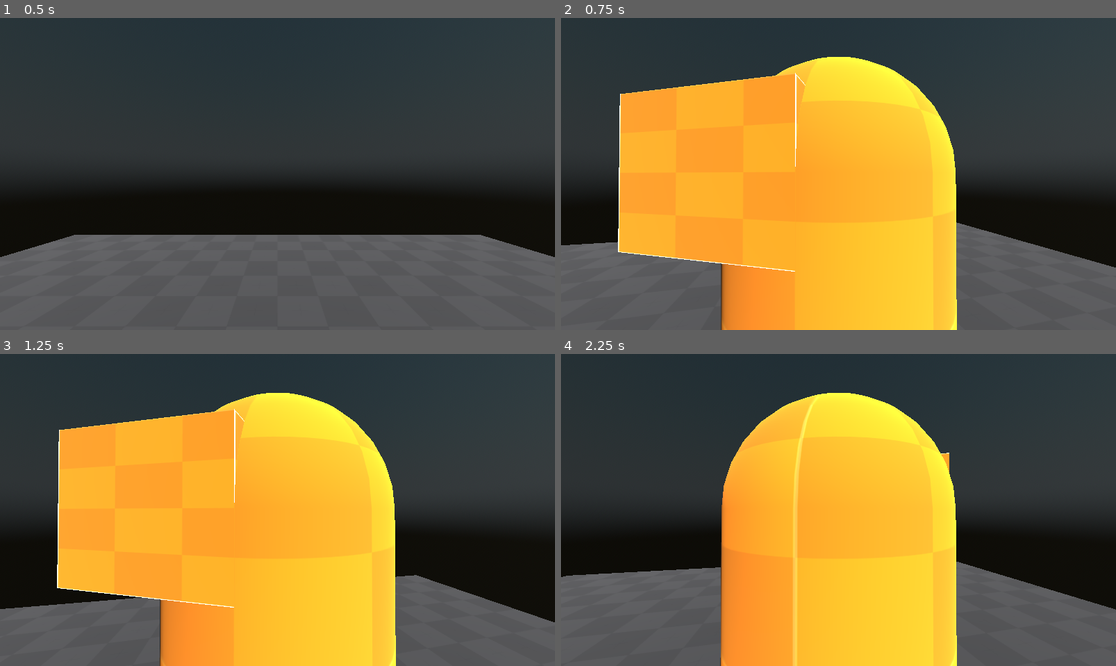
Above: before the commit, frames 1-4 (two rows, left to right).
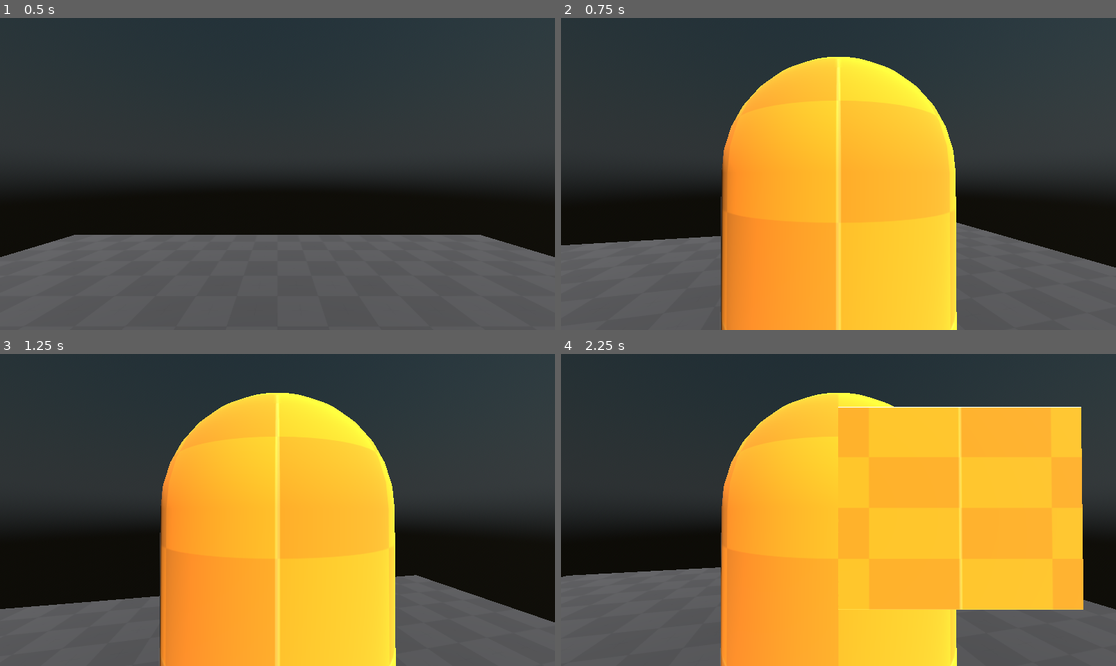
Above: after the commit, the same moments.

Repository: FroggLeo/driving-game
Game: Godot game, scene res://world.tscn
Same seed, same stepped clock (60 frames per second), same inputs: the game is played once before the commit and once after it.
Inputs (mouse positions are in pixels of both pictures, inside the frame that each line leads up to):
- Up to frame 1 (0.5 s): no input
- Up to frame 2 (0.75 s): tap Enter at 0.5 s; move the mouse to (866, 174) at 0.52 s; hold W (move_forward) from 0.53 s (still down); hold Mouse wheel down (zoom_out) from 0.53 s (still down)
- Up to frame 3 (1.25 s): keep holding W (move_forward); keep holding Mouse wheel down (zoom_out); tap Space (jump) at 0.77 s
- Up to frame 4 (2.25 s): move the mouse to (727, 525) at 1.27 s; release W (move_forward) at 1.28 s; release Mouse wheel down (zoom_out) at 1.28 s; hold S (move_back) 1.28-2.03 s; right-click (727, 525) at 1.35 s; tap Space (jump) at 1.52 s; tap Mouse wheel down (zoom_out) at 1.55 s; move the mouse to (894, 441) at 2.02 s; hold D (move_right) from 2.03 s (still down); hold Mouse wheel up (zoom_in) from 2.03 s (still down)

Frame 1 is identical in both runs. In frame 2, 15% of the frame differs, in the area x 10-72%, y 12-100%; in frame 3, 15%; in frame 4, 22%, in the area x 28-95%, y 12-100%.

Commit message:
fix 3rd person player rotation when walking

Diff:
--- a/godot_project/player/player.gd
+++ b/godot_project/player/player.gd
@@ -32,6 +32,7 @@
 			Input.set_mouse_mode(Input.MOUSE_MODE_VISIBLE)
 			Global.paused = true
 
+	# skip if paused
 	if Global.paused:
 		return
 
@@ -45,12 +46,18 @@
 	# auto switch camera
 	if first_person:
 		if event.is_action_pressed("zoom_out"):
+			# set the spring length to the smallest allowed
 			third_person_spring.spring_length = Global.zoom_inc
 			third_person_spring.rotation = first_person_cam.rotation
 			third_person_cam.make_current()
 			Input.set_mouse_mode(Input.MOUSE_MODE_VISIBLE)
 		elif get_viewport().get_camera_3d() == third_person_cam:
+			# set the rotation of the player to the rotation of the 3rd person cam
 			rotation.y = third_person_spring.global_transform.basis.get_euler().y
+			# reset the rotation of the mesh and first person cam, created by the 3rd person rotation code
+			first_person_cam.global_rotation.y = rotation.y
+			player_mesh.global_rotation.y = rotation.y
+			# match the rotation of the 3rd person cam
 			first_person_cam.rotation.x = third_person_spring.rotation.x
 			first_person_cam.rotation.z = third_person_spring.rotation.z
 			first_person_cam.make_current()
@@ -70,8 +77,7 @@
 	if Global.paused:
 		return
 
-	# movement code or something
-	# TODO rotate player in the moving direction
+	# more movement code or something
 	var input_direction_2D = Input.get_vector("move_left", "move_right", "move_forward", "move_back")
 	var direction
 
@@ -93,12 +99,10 @@
 		direction = (right * input_direction_2D.x) + (forward * input_direction_2D.y)
 
 		# 3rd person rotation code
-		# TODO need to make it workkkkkkk
-		if direction.length() > 0.01:
-			# why is it off by 45 degrees??
-			var walking_direction = atan2(direction.x,direction.z)
-			player_mesh.rotation.y = walking_direction
-			first_person_cam.rotation.y = walking_direction
+		if direction.length() > 0.001:
+			var walking_direction = atan2(direction.x,direction.z) + PI
+			player_mesh.global_rotation.y = walking_direction
+			first_person_cam.global_rotation.y = walking_direction
 
 	# this line like prevents the player from moving faster when they are going diagonally
 	direction = direction.normalized()
